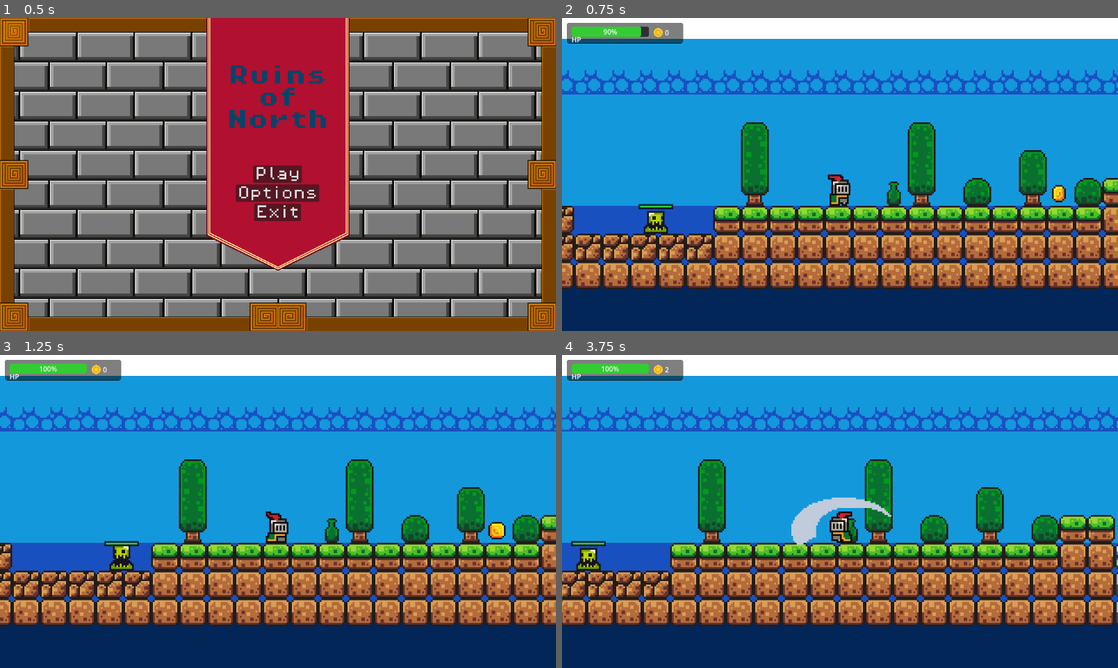
Above: before the commit, frames 1-4 (two rows, left to right).
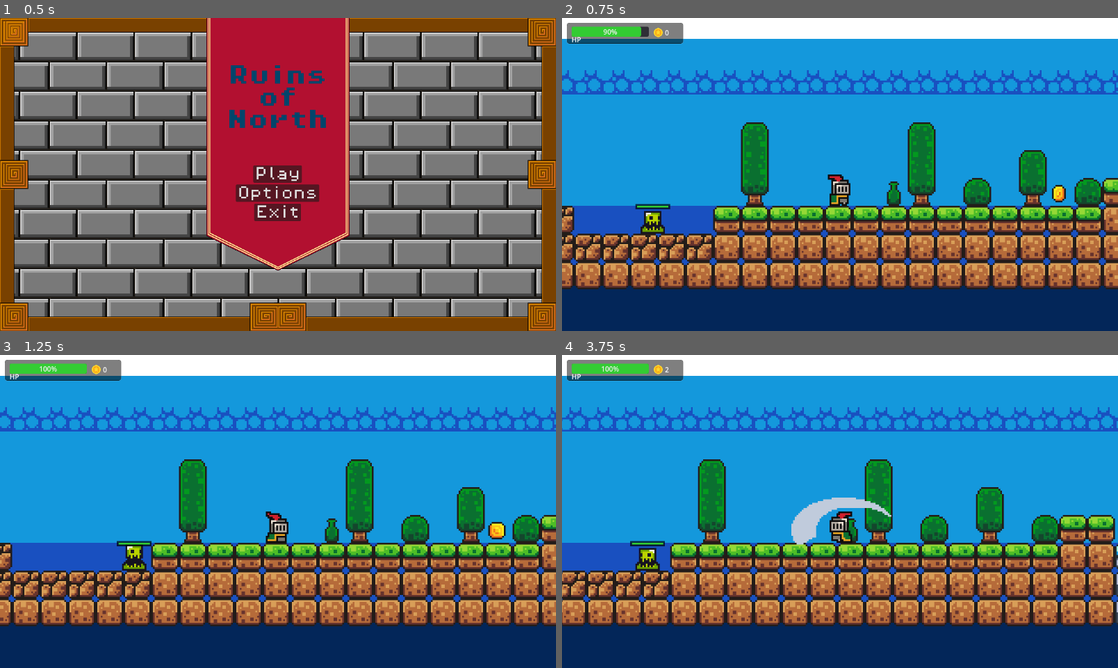
Above: after the commit, the same moments.

Repository: Kacprr/ThesisGameProject
Game: Godot game, scene res://Scenes/main_menu.tscn
The game is run twice, just before and just after one commit, with the same random seed, the same clock (stepped at 60 frames per second) and the same inputs.
Inputs:
- Up to frame 1 (0.5 s): no input
- Up to frame 2 (0.75 s): click "Play" at 0.5 s
- Up to frame 3 (1.25 s): no input
- Up to frame 4 (3.75 s): hold Z (attack) 1.28-2.03 s; hold Right (move_right) 1.28-2.78 s; tap Space (jump) at 1.52, 2.27 s; tap Z (attack) at 2.1, 3.6 s; hold Z (attack) 2.78-3.53 s; hold Left (move_left) from 2.78 s (still down); tap Shift (dash) at 2.85 s

Frame 1 is identical in both runs. In frame 2, 0.2% of the frame differs, in the area x 13-20%, y 59-69%; in frame 3, 0.5%; in frame 4, 0.8%, in the area x 1-19%, y 59-69%.

Commit message:
bounce area of slime ,
knockback on player

Diff:
--- a/ruinsofnorth/Scenes/music.tscn
+++ b/ruinsofnorth/Scenes/music.tscn
@@ -1,8 +1,9 @@
 [gd_scene load_steps=2 format=3 uid="uid://bil6m4gfb1a7h"]
 
-[ext_resource type="AudioStream" uid="uid://b3j8364uad1mk" path="res://Assets/music/time_for_adventure.mp3" id="1_fbmny"]
+[ext_resource type="AudioStream" uid="uid://br4ddbsc4va14" path="res://Assets/music/Cold Ruins Theme Music.mp3" id="1_fbmny"]
 
 [node name="Music" type="AudioStreamPlayer2D"]
 stream = ExtResource("1_fbmny")
+volume_db = -30.0
 autoplay = true
 bus = &"Music"
--- a/ruinsofnorth/Scenes/slime.tscn
+++ b/ruinsofnorth/Scenes/slime.tscn
@@ -55,6 +55,9 @@
 [sub_resource type="RectangleShape2D" id="RectangleShape2D_swwnm"]
 size = Vector2(16, 13)
 
+[sub_resource type="RectangleShape2D" id="RectangleShape2D_aiwxb"]
+size = Vector2(10, 2)
+
 [sub_resource type="CircleShape2D" id="CircleShape2D_swwnm"]
 radius = 9.0
 
@@ -83,6 +86,14 @@
 target_position = Vector2(-10, 0)
 collision_mask = 8
 
+[node name="BounceArea" type="Area2D" parent="."]
+collision_layer = 0
+collision_mask = 2
+
+[node name="CollisionShape2D" type="CollisionShape2D" parent="BounceArea"]
+position = Vector2(0, -12)
+shape = SubResource("RectangleShape2D_aiwxb")
+
 [node name="DamageArea" type="Area2D" parent="."]
 collision_layer = 2
 
@@ -96,3 +107,5 @@
 
 [node name="ExplosionSound" type="AudioStreamPlayer2D" parent="."]
 stream = ExtResource("3_aiwxb")
+
+[connection signal="body_entered" from="BounceArea" to="." method="_on_bounce_area_body_entered"]
--- a/ruinsofnorth/Scripts/player.gd
+++ b/ruinsofnorth/Scripts/player.gd
@@ -1,13 +1,14 @@
 extends CharacterBody2D
 
-var SPEED = 120.0
-const JUMP_VELOCITY = -300.0
-var health = 10
+@export var SPEED: int = 120
+@export var health: int = 10
+
 var is_invulnerable = false
+var can_attack = true
 var jumps_left: int = 1 # Start with 1 extra jump (for a total of 2)
 
 const ATTACK_COOLDOWN = 0.4 # cooldown time in sec
-var can_attack = true
+const JUMP_VELOCITY = -300.0
 
 enum PlayerState {
 	IDLE,
@@ -170,9 +171,14 @@
 	if health <= 0:
 		die()
 
+func apply_vertical_velocity(force: float):
+	velocity.y = force
+	current_State = PlayerState.JUMP
+
 func apply_knockback(knocback_vector: Vector2, stun_duration: float):
 	current_State = PlayerState.STUNNED
 	velocity = knocback_vector
+	velocity.y = knocback_vector.y * 2
 	knockback_timer.wait_time = stun_duration
 	knockback_timer.start()
 
--- a/ruinsofnorth/Scripts/slime.gd
+++ b/ruinsofnorth/Scripts/slime.gd
@@ -1,10 +1,11 @@
 extends CharacterBody2D
 
-const speed = 60
+const speed = 50
+const BOUNCE_FORCE = -1000.0
 
+@export var health: int = 5
+var max_health = 5
 var direction = 1
-var health = 5
-var max_health = 5
 var gravity = ProjectSettings.get_setting("physics/2d/default_gravity")
 
 # State enumeration
@@ -14,7 +15,7 @@
 }
 
 var state = State.IDLE
-var attack_cooldown = 1.0 # seconds
+var attack_cooldown = 0.7 # seconds
 var can_attack = true
 
 # Respawn variables
@@ -125,5 +126,26 @@
 		health_bar.show()
 
 func _on_attack_timer_timeout():
-	state = State.IDLE
-	can_attack = true
+	var damage_area_nodes = damage_area.get_overlapping_bodies()
+	var player_in_range = false
+	var player_node = null
+
+	for body in damage_area_nodes:
+		if body.is_in_group("Player"):
+			player_in_range = true
+			player_node = body
+			break
+	if player_in_range:
+		if player_node.has_method("take_damage"):
+			var knockback = (player_node.global_position - global_position).normalized() * 200
+			player_node.take_damage(1, knockback)
+			attack_timer.start()
+	else:
+		state = State.IDLE
+		can_attack = true
+
+
+func _on_bounce_area_body_entered(body: Node2D):
+	if body.is_in_group("Player") and body.has_method("apply_vertical_velocity"):
+		body.apply_vertical_velocity(BOUNCE_FORCE)
+		body.take_damage()
--- a/ruinsofnorth/audio_bus_layout.tres
+++ b/ruinsofnorth/audio_bus_layout.tres
@@ -1,5 +1,15 @@
-[gd_resource type="AudioBusLayout" format=3]
+[gd_resource type="AudioBusLayout" format=3 uid="uid://cd1wh037dgv5"]
 
 [resource]
 bus/1/name = &"Music"
+bus/1/solo = false
+bus/1/mute = false
+bus/1/bypass_fx = false
+bus/1/volume_db = -0.0438385
+bus/1/send = &""
 bus/2/name = &"SFX"
+bus/2/solo = false
+bus/2/mute = false
+bus/2/bypass_fx = false
+bus/2/volume_db = 0.0
+bus/2/send = &""
--- a/ruinsofnorth/default_bus_layout.tres
+++ b/ruinsofnorth/default_bus_layout.tres
@@ -5,7 +5,7 @@
 bus/1/solo = false
 bus/1/mute = false
 bus/1/bypass_fx = false
-bus/1/volume_db = -30.1465
+bus/1/volume_db = 0.002822876
 bus/1/send = &"Master"
 bus/2/name = &"SFX"
 bus/2/solo = false
Not shown, added: ruinsofnorth/Assets/music/Cold Ruins Theme Music.mp3.import
Not shown: 1 places in ruinsofnorth/Scenes/slime.tscn that only renumber resources
Not shown, added: ruinsofnorth/Assets/music/Cold Ruins Theme Music.mp3
